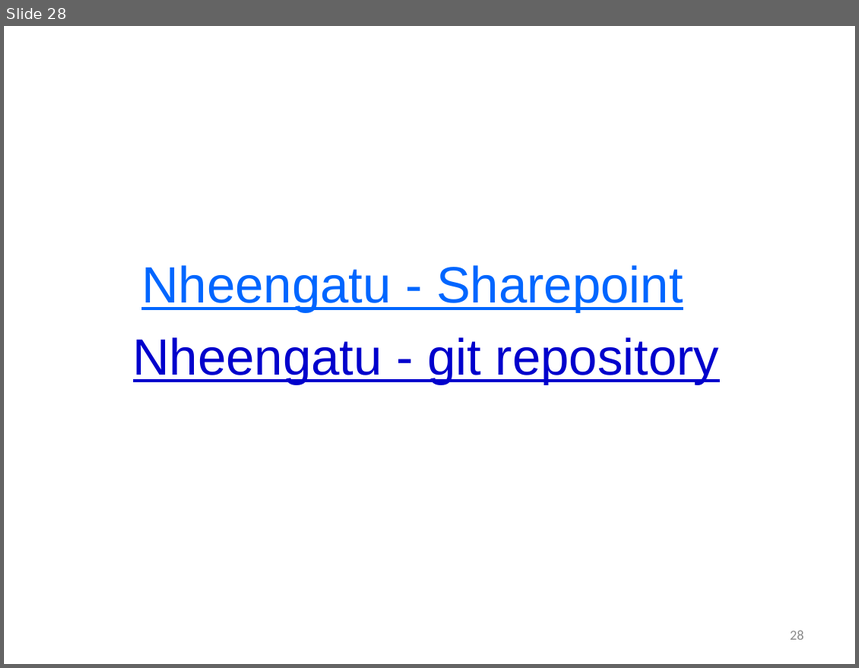
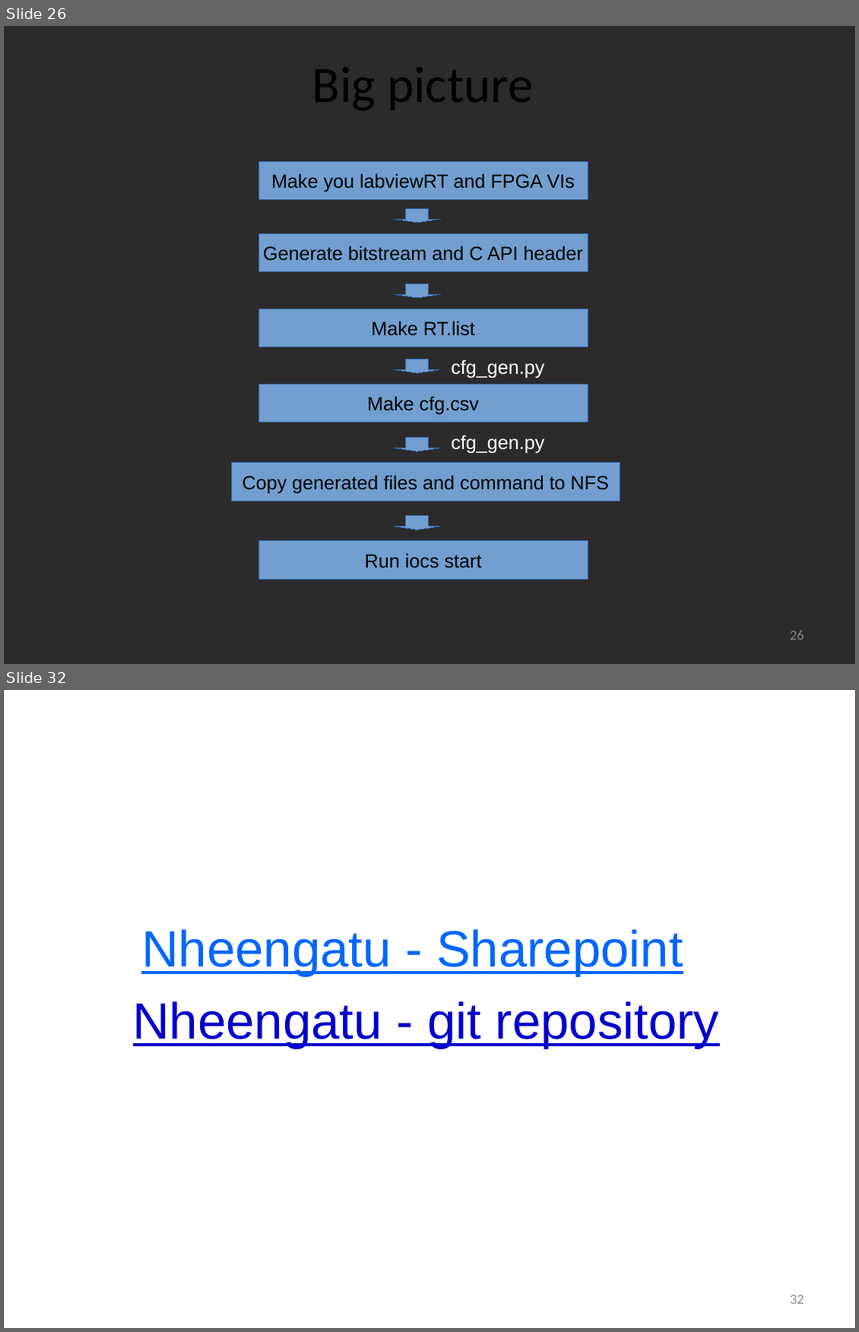
Before and after one commit to lnls-sol/project-nheengatu, a slide deck: docs/CRIO-EPICs-integration.odp. Shown one above the other, each under a label of ours: slide 28 before the commit, slides 26 and 32 after it; the slides between them are not shown. The pictures are 859x668 and 859x1332 pixels, drawn with LibreOffice and Linux fonts; fonts in the diff are those of the drawing; background and template pictures are left out; a plain dark background stands for a picture behind light text. Boxes give left, top, right and bottom in pixels: in the first picture for what was removed or moved away, otherwise in the second. Text is boxed around its words. In the diff, an @@ line names an element or a change of style, - is before the commit and + after.

```diff
--- a/docs/CRIO-EPICs-integration.odp
+++ b/docs/CRIO-EPICs-integration.odp
@@ slide 26 added at (4,26,855,664), background picture (left out) @@
@@ text added at (313,67,533,110), 48 pt, text #000000 @@
+Big picture
@@ rectangle added at (259,161,588,200), fill #729FCF, outline #3465A4 0 pt, 18 pt, text #000000 @@
+Make you labviewRT and FPGA VIs
@@ down arrow added at (395,209,440,223), fill #729FCF, outline #3465A4 0 pt @@
@@ rectangle added at (259,233,588,271), fill #729FCF, outline #3465A4 0 pt, 18 pt, text #000000 @@
+Generate bitstream and C API header
@@ down arrow added at (395,284,440,298), fill #729FCF, outline #3465A4 0 pt @@
@@ rectangle added at (259,309,588,347), fill #729FCF, outline #3465A4 0 pt, 18 pt, text #000000 @@
+Make RT.list
@@ down arrow added at (395,360,440,373), fill #729FCF, outline #3465A4 0 pt @@
@@ text added at (451,360,544,379), 18 pt, text #FFFFFF @@
+cfg_gen.py
@@ rectangle added at (259,384,588,423), fill #729FCF, outline #3465A4 0 pt, 18 pt, text #000000 @@
+Make cfg.csv
@@ text added at (451,435,544,454), 18 pt, text #FFFFFF @@
+cfg_gen.py
@@ down arrow added at (395,438,440,452), fill #729FCF, outline #3465A4 0 pt @@
@@ rectangle added at (231,463,620,501), fill #729FCF, outline #3465A4 0 pt, 18 pt, text #000000 @@
+Copy generated files and command to NFS
@@ down arrow added at (395,516,440,530), fill #729FCF, outline #3465A4 0 pt @@
@@ rectangle added at (259,541,588,579), fill #729FCF, outline #3465A4 0 pt, 18 pt, text #000000 @@
+Run iocs start
@@ page number added at (790,631,804,640), 13 pt, text #898989 @@
+26
@@ what was slide 28 is now slide 32 @@
@@ page number at (790,1295,804,1304): text changed @@
-28
+32
```
Also in this commit, not shown: 15 slides changed, 4 other slides added, 1 slide removed, 1 other file.
